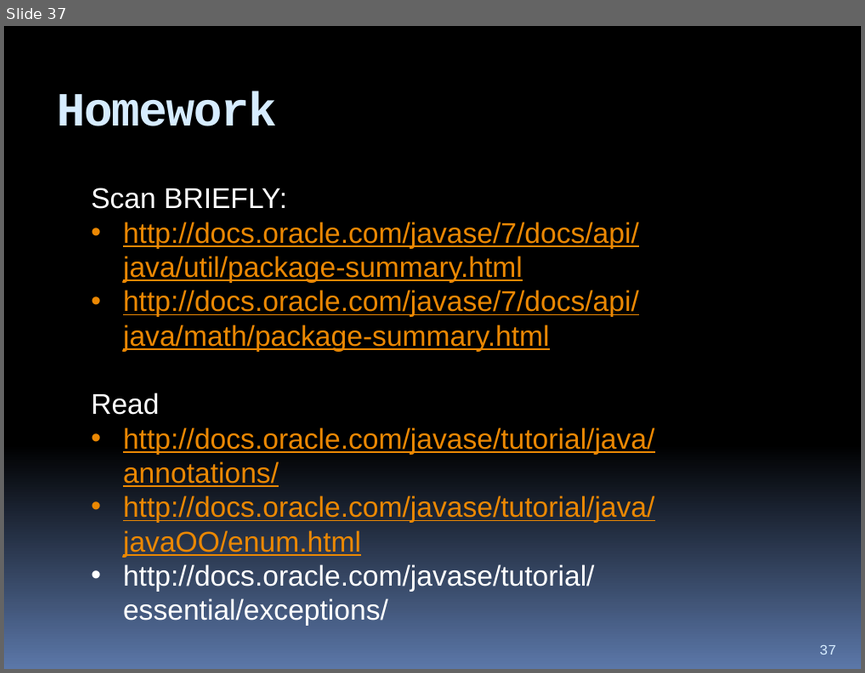
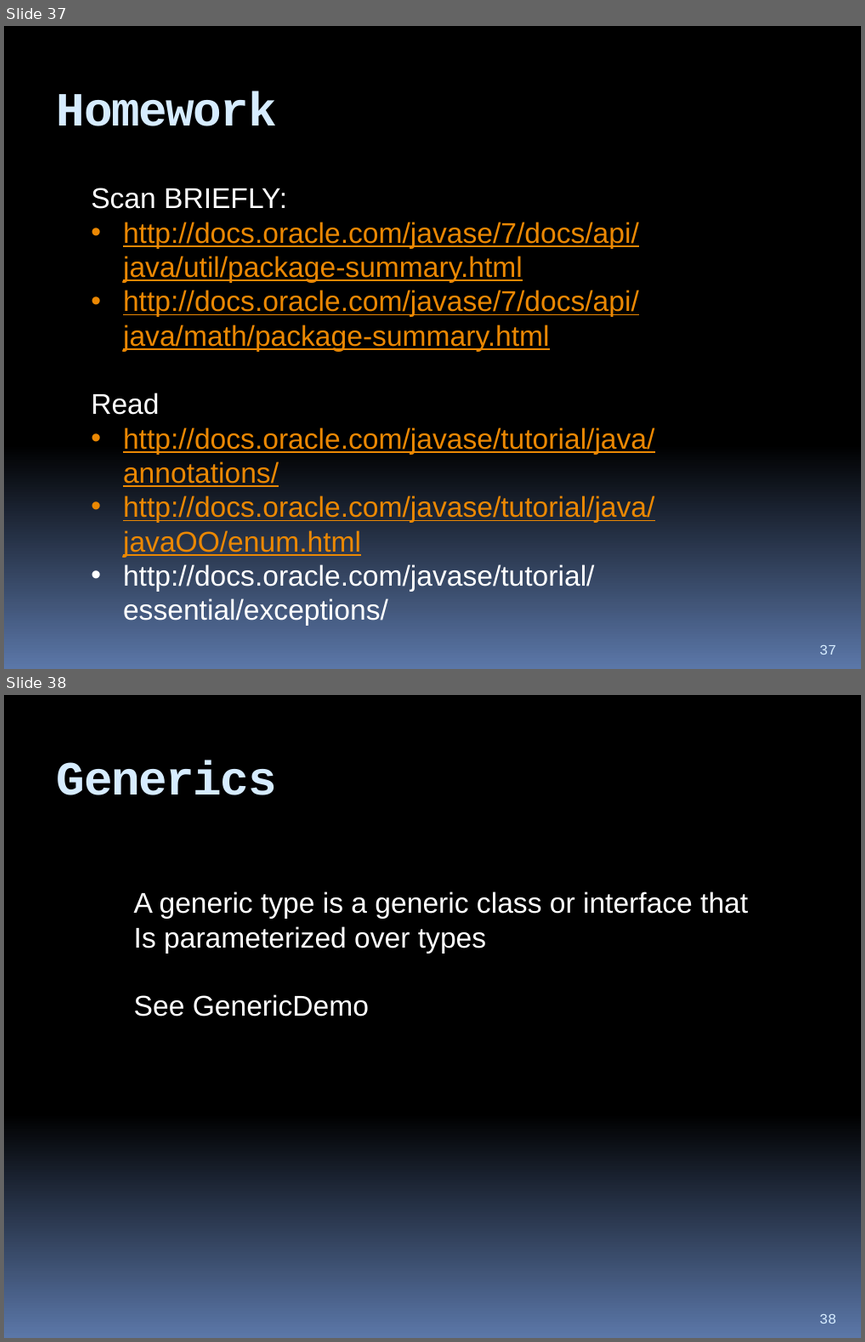
Before and after one commit to hchan/comp2613, a slide deck: coursePresentation.pptx. Shown one above the other, each under a label of ours: slide 37 before the commit, slides 37 and 38 after it. The pictures are 865x673 and 865x1342 pixels, drawn with LibreOffice and Linux fonts; fonts in the diff are those of the drawing. Boxes give left, top, right and bottom in pixels: in the first picture for what was removed or moved away, otherwise in the second. Text is boxed around its words. In the diff, an @@ line names an element or a change of style, - is before the commit and + after.

```diff
--- a/coursePresentation.pptx
+++ b/coursePresentation.pptx
@@ slide 38 added at (4, 695, 861, 1338), background gradient #000000 to #5B77A8 @@
@@ title added at (57, 760, 277, 795), 40 pt, text #D6ECFF, bold @@
+Generics
@@ text added at (134, 891, 748, 1016), 24 pt, text #FFFFFF @@
+A generic type is a generic class or interface that
+Is parameterized over types
+See GenericDemo
@@ page number added at (819, 1314, 836, 1323), 12 pt, text #D6ECFF @@
+38
```
Also in this commit, not shown: 8 other slides added, 5 other files.
